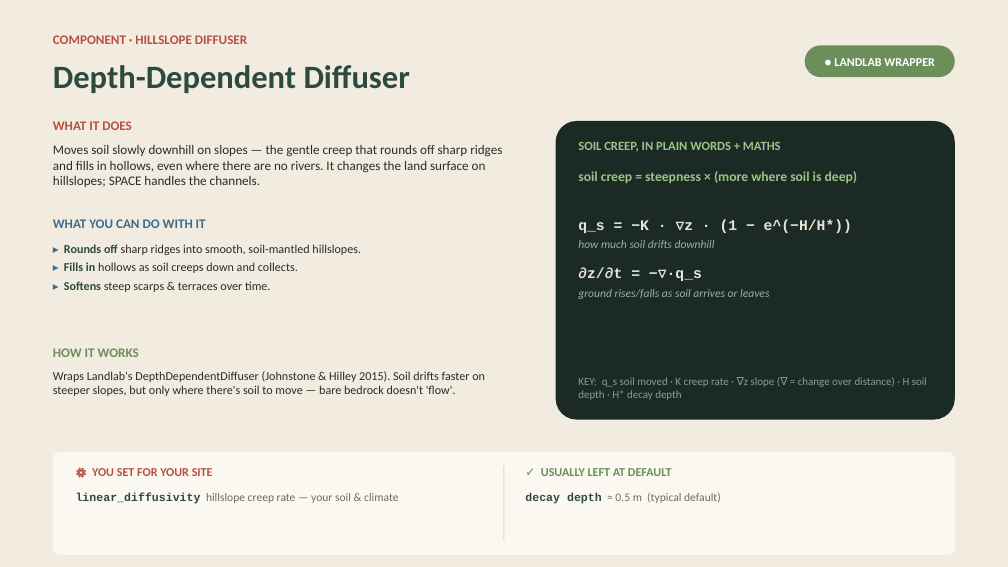
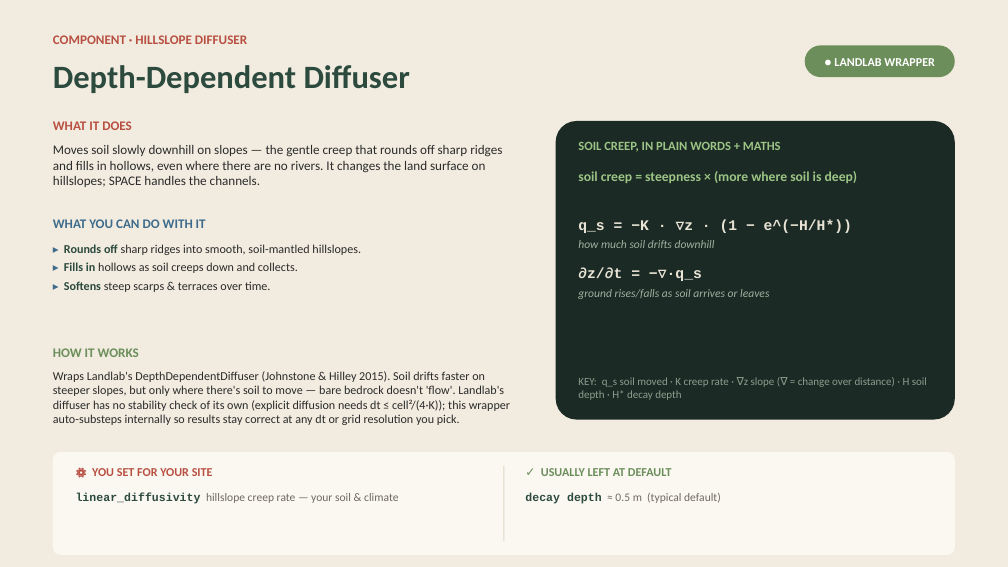
Before and after one commit to vinuri-s/landEvolve, a slide deck: slide 7 of LandEvolve_Components_Manual.pptx. Drawn at 1008x567 pixels with LibreOffice and Linux fonts; fonts in the diff are those of the drawing. Boxes give left, top, right and bottom in pixels: in the first picture for what was removed or moved away, otherwise in the second. Text is boxed around its words. In the diff, an @@ line names an element or a change of style, - is before the commit and + after.

```diff
--- a/LandEvolve_Components_Manual.pptx
+++ b/LandEvolve_Components_Manual.pptx
@@ text at (53, 371, 510, 425): text changed @@
-Wraps Landlab's DepthDependentDiffuser (Johnstone & Hilley 2015). Soil drifts faster on steeper slopes, but only where there's soil to move — bare bedrock doesn't 'flow'.
+Wraps Landlab's DepthDependentDiffuser (Johnstone & Hilley 2015). Soil drifts faster on steeper slopes, but only where there's soil to move — bare bedrock doesn't 'flow'. Landlab's diffuser has no stability check of its own (explicit diffusion needs dt ≤ cell²/(4·K)); this wrapper auto-substeps internally so results stay correct at any dt or grid resolution you pick.
```
Also in this commit, not shown: 1 other slide changed.
